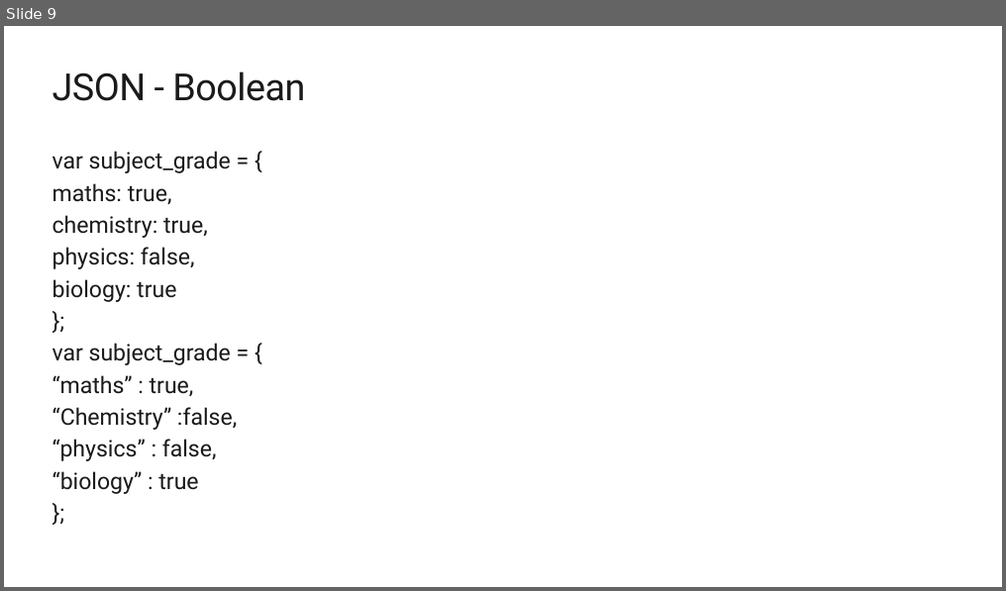
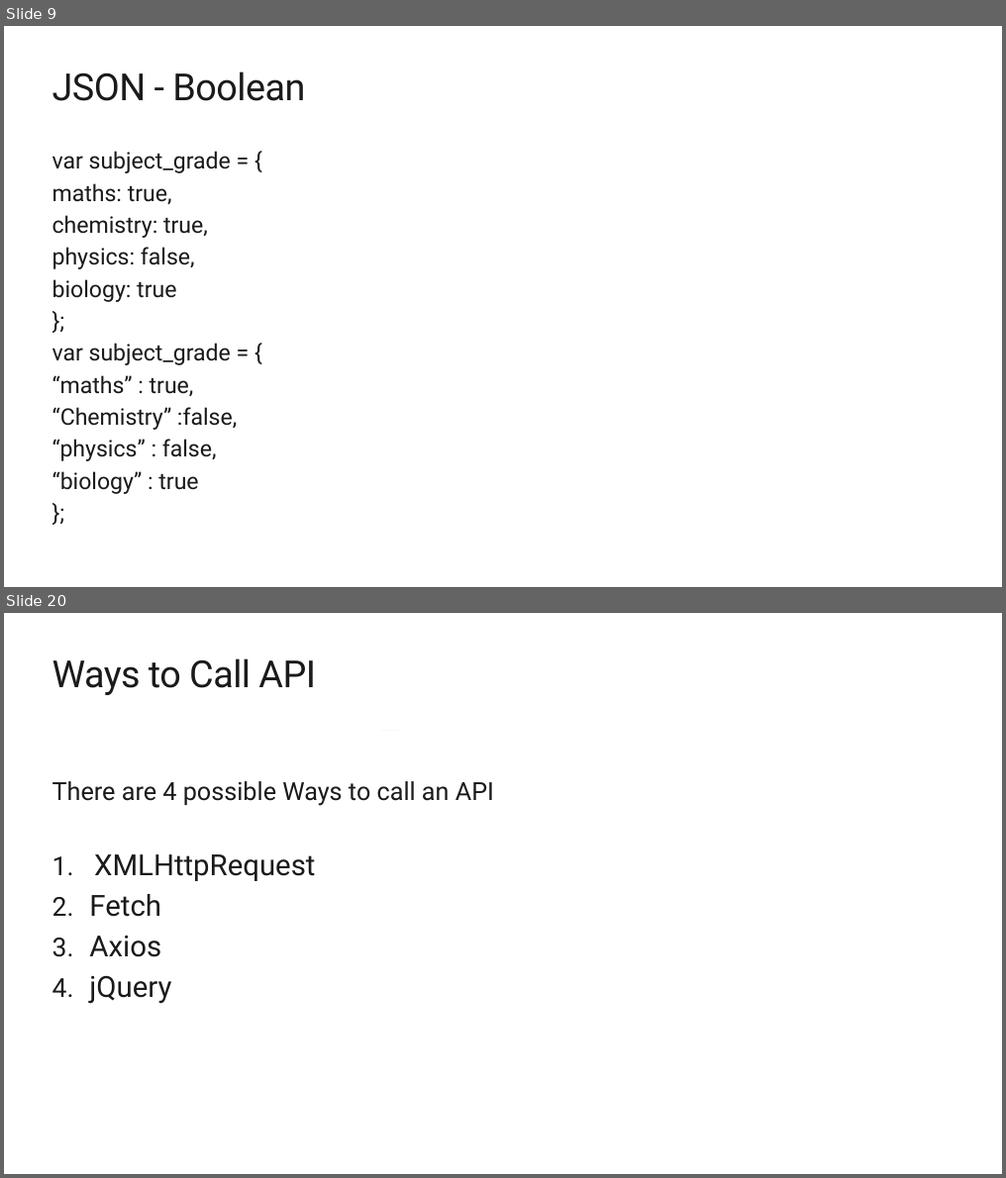
Before and after one commit to Yashank18/MSP-Workshops-Data, a slide deck: JSON_API.pptx. Shown one above the other, each under a label of ours: slide 9 before the commit, slides 9 and 20 after it; the slides between them are not shown. The pictures are 1006x591 and 1006x1178 pixels, drawn with LibreOffice and Linux fonts; fonts in the diff are those of the drawing; background and template pictures are left out. Boxes give left, top, right and bottom in pixels: in the first picture for what was removed or moved away, otherwise in the second. Text is boxed around its words. In the diff, an @@ line names an element or a change of style, - is before the commit and + after.

```diff
--- a/JSON_API.pptx
+++ b/JSON_API.pptx
@@ slide 20 added at (4,613,1002,1174), background #FFFFFF @@
@@ title added at (53,659,316,695), 36 pt, text #1A1A1A @@
+Ways to Call API
@@ rectangle added at (381,730,399,730), fill #BCBCBC @@
@@ text added at (53,781,494,1004), 24 pt, text #1A1A1A @@
+There are 4 possible Ways to call an API
+1. XMLHttpRequest
+2. Fetch
+3. Axios
+4. jQuery
```
Also in this commit, not shown: 14 other slides added, 25 slides removed.
